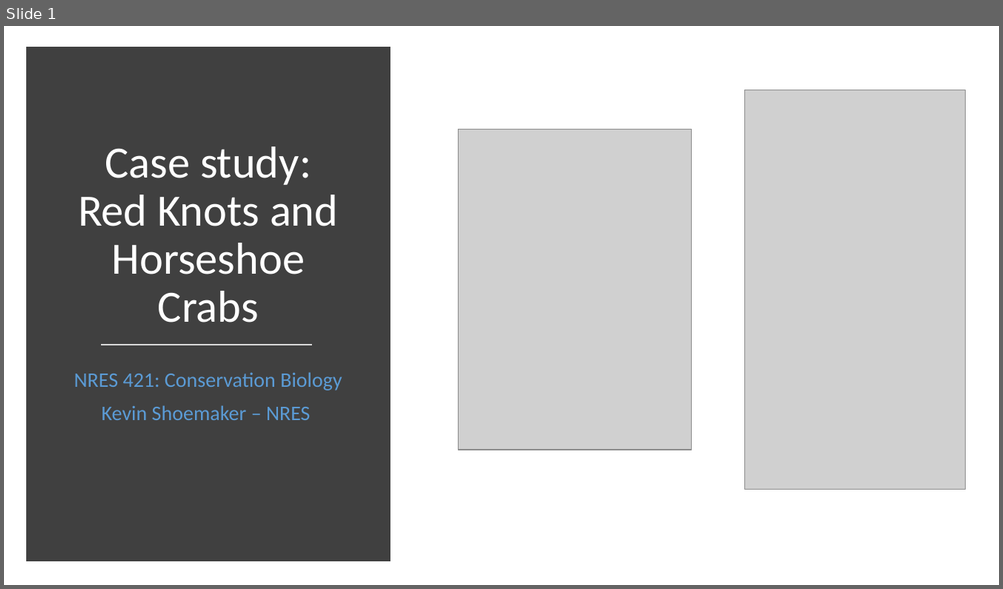
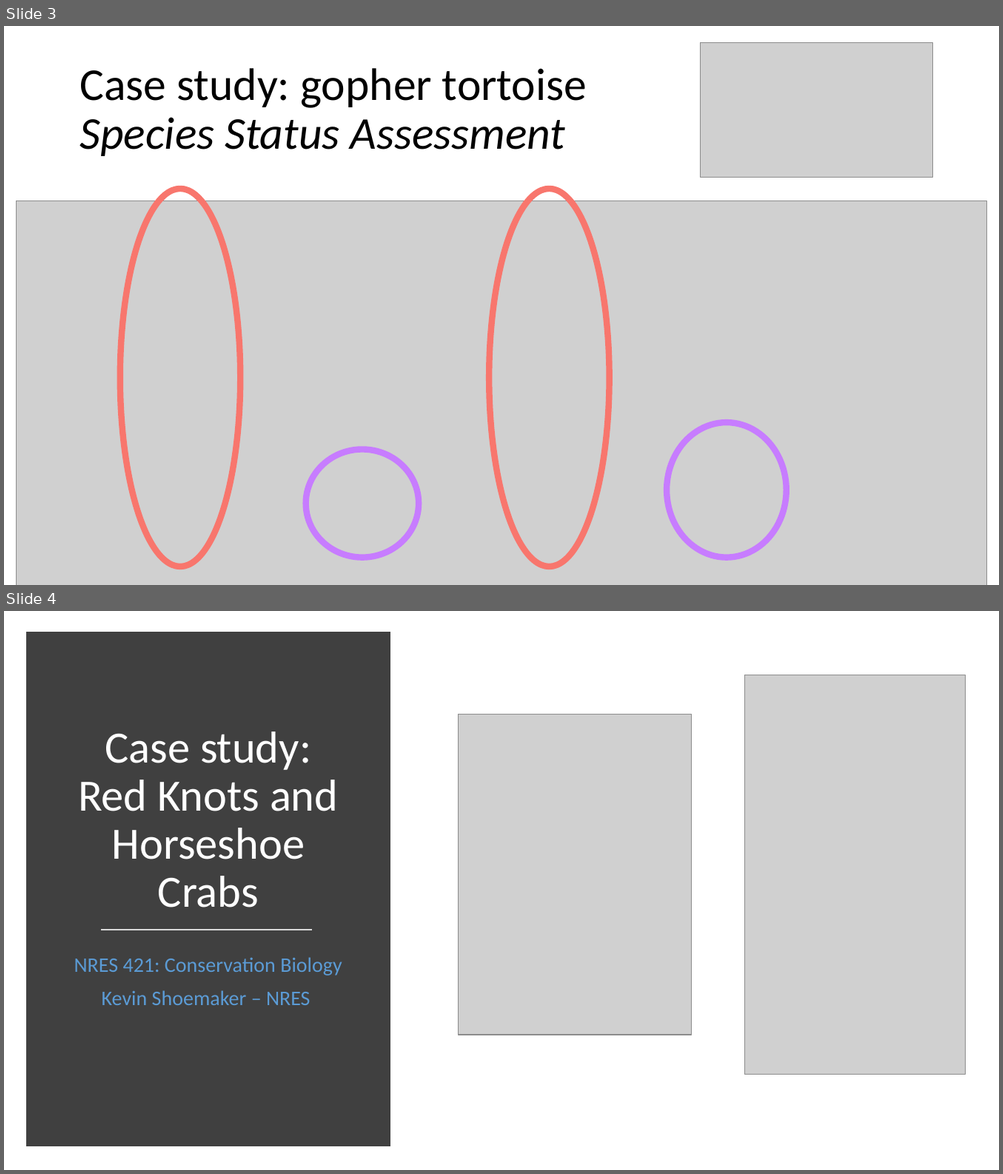
Before and after one commit to kevintshoemaker/NRES-470, a slide deck: REKN2.pptx. Shown one above the other, each under a label of ours: slide 1 before the commit, slides 3 and 4 after it. The pictures are 1003x589 and 1003x1174 pixels, drawn with LibreOffice and Linux fonts; fonts in the diff are those of the drawing; grey boxes stand for pictures. Boxes give left, top, right and bottom in pixels: in the first picture for what was removed or moved away, otherwise in the second. Text is boxed around its words. In the diff, an @@ line names an element or a change of style, - is before the commit and + after.

```diff
--- a/REKN2.pptx
+++ b/REKN2.pptx
@@ slide 3 added at (4,26,999,585), background #FFFFFF @@
@@ picture added at (700,42,932,178) @@
@@ title added at (79,68,586,156), 44 pt, text #000000 @@
+Case study: gopher tortoise Species Status Assessment
@@ picture added at (17,201,987,585) @@
@@ ellipse added at (120,189,241,567), outline #F8766D 6 pt @@
@@ ellipse added at (489,189,609,567), outline #F8766D 6 pt @@
@@ ellipse added at (666,423,786,558), outline #C77CFF 6 pt @@
@@ ellipse added at (305,450,418,558), outline #C77CFF 6 pt @@
@@ what was slide 1 is now slide 4 @@
```
Also in this commit, not shown: 2 other slides added, 2 other files.
